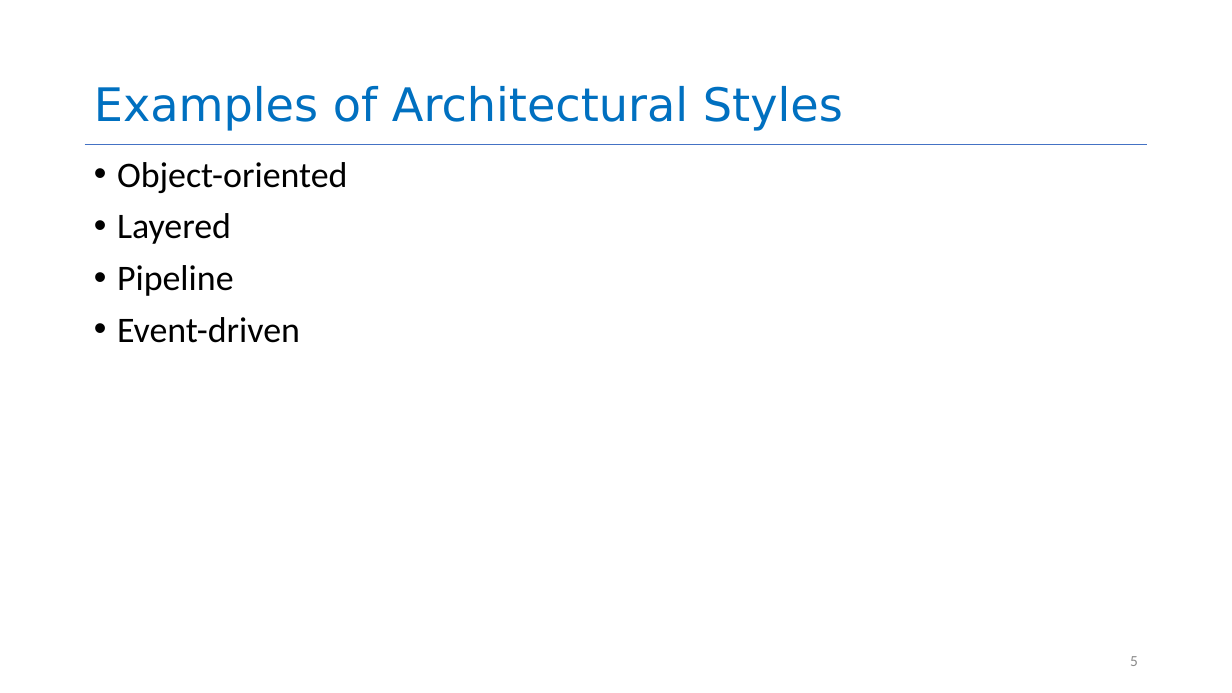
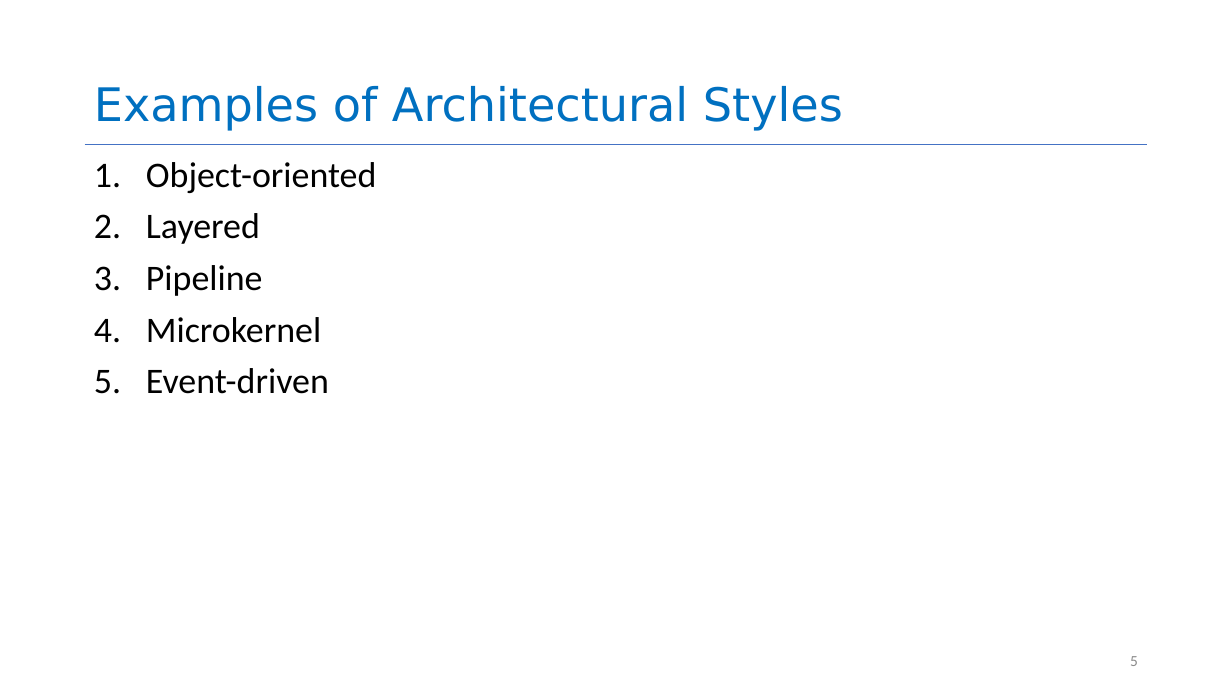
Before and after one commit to neu-se/CS4530-Spring-2022, a slide deck: slide 5 of Slides/Lesson 2.2 The Architectural Scale.pptx. Drawn at 1232x693 pixels with LibreOffice and Linux fonts; fonts in the diff are those of the drawing. Boxes give left, top, right and bottom in pixels: in the first picture for what was removed or moved away, otherwise in the second. Text is boxed around its words. In the diff, an @@ line names an element or a change of style, - is before the commit and + after.

```diff
--- a/Slides/Lesson 2.2 The Architectural Scale.pptx
+++ b/Slides/Lesson 2.2 The Architectural Scale.pptx
@@ text at (146,162,377,394): bullet • to 1. @@
@@ text at (146,317,321,343): paragraph added @@
+4. Microkernel
```
Also in this commit, not shown: 2 other slides changed, 3 slides added.
